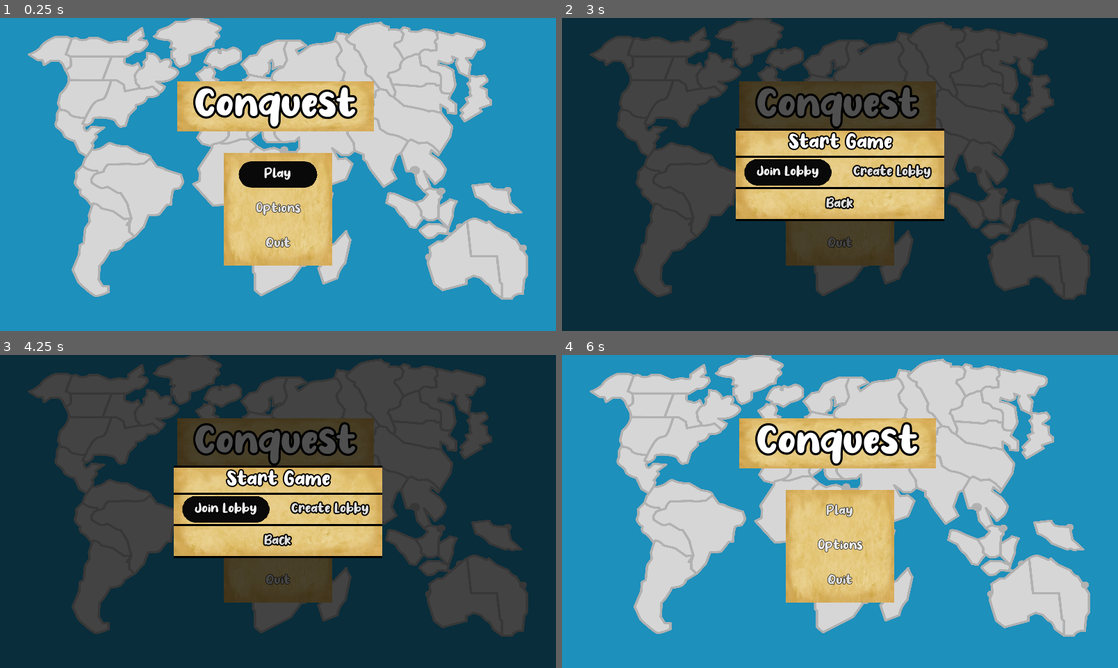
Above: before the commit, frames 1-4 (two rows, left to right).
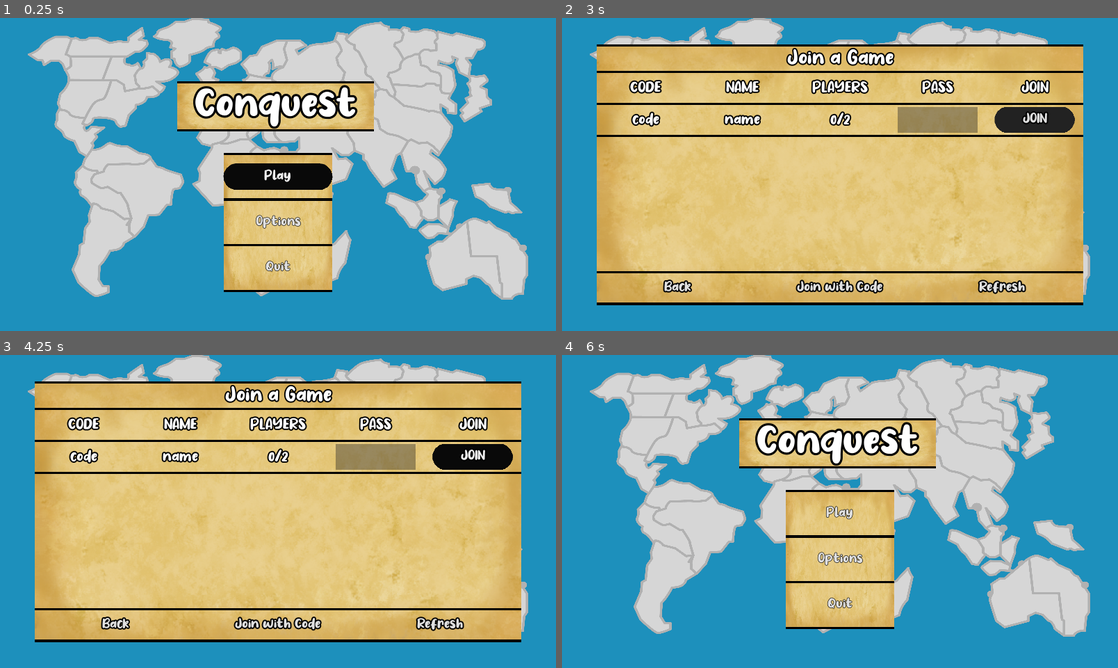
Above: after the commit, the same moments.

Repository: argosopentech/Conquest
Game: Godot game, scene res://Source/Main/Main.tscn
Two runs of this game, one before a commit and one after it. Both use one fixed random seed, a clock stepped at 60 frames per second and the inputs below.
Inputs:
- Up to frame 1 (0.25 s): no input
- Up to frame 2 (3 s): click "Options" at 0.5 s; click "Cancel" at 1.25 s; click "Play" at 2 s; click "Join Lobby" at 2.75 s
- Up to frame 3 (4.25 s): click "Join Lobby" (after the commit: "JOIN") at 3.5 s
- Up to frame 4 (6 s): click "Back" at 4.25 s; click "Play" at 5 s; click "Back" at 5.75 s

The runs differ from the first frame. In frame 1, 4.4% of the frame differs, in the area x 31-68%, y 20-88%; in frame 2, 94%; in frame 3, 94%, in the area x 0-100%, y 0-100%; in frame 4, 3.8%.

Commit message:
JoinCodeMenu, LobbySearchInstance, JoinLobby and MainMenu

Diff:
--- /dev/null
+++ b/Source/Gameplay/HUD/JoinCodeMenu.gd
@@ -0,0 +1,9 @@
+extends ColorRect
+
+
+func _on_Cancel_pressed():
+	hide()
+
+
+func _on_Join_pressed():
+	pass # Replace with function body.
--- /dev/null
+++ b/Source/Gameplay/HUD/JoinCodeMenu.tscn
@@ -0,0 +1,310 @@
+[gd_scene load_steps=17 format=2]
+
+[ext_resource path="res://Assets/Fonts/no_virus/No Virus.ttf" type="DynamicFontData" id=1]
+[ext_resource path="res://Assets/Graphics/Textures/old_paper.png" type="Texture" id=2]
+[ext_resource path="res://Source/Gameplay/HUD/JoinCodeMenu.gd" type="Script" id=3]
+[ext_resource path="res://Source/Button/Button.tscn" type="PackedScene" id=5]
+[ext_resource path="res://Source/Menu/HMenu.tscn" type="PackedScene" id=6]
+
+[sub_resource type="StyleBoxTexture" id=1]
+texture = ExtResource( 2 )
+region_rect = Rect2( 0, 0, 800, 500 )
+modulate_color = Color( 0.517647, 0.517647, 0.517647, 1 )
+
+[sub_resource type="DynamicFont" id=2]
+size = 36
+outline_size = 3
+outline_color = Color( 0, 0, 0, 1 )
+use_filter = true
+font_data = ExtResource( 1 )
+
+[sub_resource type="Theme" id=3]
+default_font = SubResource( 2 )
+LineEdit/colors/clear_button_color = Color( 0.88, 0.88, 0.88, 1 )
+LineEdit/colors/clear_button_color_pressed = Color( 1, 1, 1, 1 )
+LineEdit/colors/cursor_color = Color( 0.94, 0.94, 0.94, 1 )
+LineEdit/colors/font_color = Color( 0.88, 0.88, 0.88, 1 )
+LineEdit/colors/font_color_selected = Color( 0, 0, 0, 1 )
+LineEdit/colors/font_color_uneditable = Color( 0.88, 0.88, 0.88, 0.5 )
+LineEdit/colors/selection_color = Color( 0.49, 0.49, 0.49, 1 )
+LineEdit/constants/minimum_spaces = 12
+LineEdit/fonts/font = null
+LineEdit/icons/clear = null
+LineEdit/styles/focus = SubResource( 1 )
+LineEdit/styles/normal = SubResource( 1 )
+LineEdit/styles/read_only = SubResource( 1 )
+
+[sub_resource type="DynamicFont" id=4]
+size = 48
+outline_size = 3
+outline_color = Color( 0, 0, 0, 1 )
+use_filter = true
+font_data = ExtResource( 1 )
+
+[sub_resource type="StyleBoxFlat" id=5]
+bg_color = Color( 0.117647, 0.117647, 0.117647, 0.392157 )
+border_width_left = 10
+border_width_top = 10
+border_width_right = 10
+border_width_bottom = 10
+border_color = Color( 0.117647, 0.117647, 0.117647, 0.392157 )
+
+[sub_resource type="StyleBoxFlat" id=6]
+bg_color = Color( 0.0588235, 0.0588235, 0.0588235, 1 )
+corner_radius_top_left = 30
+corner_radius_top_right = 30
+corner_radius_bottom_right = 30
+corner_radius_bottom_left = 30
+
+[sub_resource type="StyleBoxFlat" id=7]
+bg_color = Color( 0.137255, 0.137255, 0.137255, 1 )
+corner_radius_top_left = 30
+corner_radius_top_right = 30
+corner_radius_bottom_right = 30
+corner_radius_bottom_left = 30
+
+[sub_resource type="StyleBoxFlat" id=8]
+bg_color = Color( 0.0392157, 0.0392157, 0.0392157, 1 )
+corner_radius_top_left = 30
+corner_radius_top_right = 30
+corner_radius_bottom_right = 30
+corner_radius_bottom_left = 30
+
+[sub_resource type="StyleBoxFlat" id=9]
+bg_color = Color( 0.0196078, 0.0196078, 0.0196078, 1 )
+corner_radius_top_left = 30
+corner_radius_top_right = 30
+corner_radius_bottom_right = 30
+corner_radius_bottom_left = 30
+
+[sub_resource type="StyleBoxFlat" id=10]
+bg_color = Color( 0.137255, 0.137255, 0.137255, 1 )
+corner_radius_top_left = 30
+corner_radius_top_right = 30
+corner_radius_bottom_right = 30
+corner_radius_bottom_left = 30
+
+[sub_resource type="DynamicFont" id=11]
+size = 32
+outline_size = 3
+outline_color = Color( 0, 0, 0, 1 )
+use_filter = true
+font_data = ExtResource( 1 )
+
+[node name="JoinCodeMenu" type="ColorRect"]
+anchor_right = 1.0
+anchor_bottom = 1.0
+theme = SubResource( 3 )
+color = Color( 0, 0, 0, 0.392157 )
+script = ExtResource( 3 )
+__meta__ = {
+"_edit_use_anchors_": false
+}
+
+[node name="Background" type="TextureRect" parent="."]
+anchor_left = 0.5
+anchor_top = 0.5
+anchor_right = 0.5
+anchor_bottom = 0.5
+margin_left = -224.0
+margin_top = -140.0
+margin_right = 224.0
+margin_bottom = 140.0
+texture = ExtResource( 2 )
+expand = true
+__meta__ = {
+"_edit_use_anchors_": false
+}
+
+[node name="Info" type="VBoxContainer" parent="Background"]
+anchor_right = 1.0
+anchor_bottom = 1.0
+rect_min_size = Vector2( 260, 0 )
+__meta__ = {
+"_edit_use_anchors_": false
+}
+
+[node name="MarginTop" type="ColorRect" parent="Background/Info"]
+margin_right = 448.0
+margin_bottom = 5.0
+rect_min_size = Vector2( 0, 5 )
+color = Color( 0, 0, 0, 1 )
+
+[node name="Label" type="Label" parent="Background/Info"]
+margin_top = 9.0
+margin_right = 448.0
+margin_bottom = 58.0
+size_flags_horizontal = 3
+custom_fonts/font = SubResource( 4 )
+text = "Join with Code"
+align = 1
+valign = 1
+__meta__ = {
+"_edit_use_anchors_": false
+}
+
+[node name="MarginMid2" type="ColorRect" parent="Background/Info"]
+margin_top = 62.0
+margin_right = 448.0
+margin_bottom = 67.0
+rect_min_size = Vector2( 0, 5 )
+color = Color( 0, 0, 0, 1 )
+
+[node name="HBoxContainer" type="HBoxContainer" parent="Background/Info"]
+margin_top = 71.0
+margin_right = 448.0
+margin_bottom = 131.0
+custom_constants/separation = 20
+
+[node name="MarginLeft" type="Label" parent="Background/Info/HBoxContainer"]
+margin_top = 11.0
+margin_bottom = 48.0
+
+[node name="Code" type="Label" parent="Background/Info/HBoxContainer"]
+margin_left = 20.0
+margin_right = 204.0
+margin_bottom = 60.0
+rect_min_size = Vector2( 184, 60 )
+size_flags_horizontal = 3
+size_flags_vertical = 7
+text = "CODE"
+align = 1
+valign = 1
+
+[node name="MarginLeft2" type="Label" parent="Background/Info/HBoxContainer"]
+margin_left = 224.0
+margin_top = 11.0
+margin_right = 224.0
+margin_bottom = 48.0
+
+[node name="LobbyCode" type="LineEdit" parent="Background/Info/HBoxContainer"]
+margin_left = 244.0
+margin_right = 428.0
+margin_bottom = 60.0
+rect_min_size = Vector2( 184, 60 )
+size_flags_horizontal = 3
+size_flags_vertical = 7
+custom_styles/read_only = SubResource( 5 )
+custom_styles/focus = SubResource( 5 )
+custom_styles/normal = SubResource( 5 )
+align = 1
+
+[node name="MarginRight" type="Label" parent="Background/Info/HBoxContainer"]
+margin_left = 448.0
+margin_top = 11.0
+margin_right = 448.0
+margin_bottom = 48.0
+
+[node name="MarginMid4" type="ColorRect" parent="Background/Info"]
+margin_top = 135.0
+margin_right = 448.0
+margin_bottom = 140.0
+rect_min_size = Vector2( 0, 5 )
+color = Color( 0, 0, 0, 1 )
+
+[node name="HBoxContainer2" type="HBoxContainer" parent="Background/Info"]
+margin_top = 144.0
+margin_right = 448.0
+margin_bottom = 204.0
+custom_constants/separation = 20
+
+[node name="MarginLeft" type="Label" parent="Background/Info/HBoxContainer2"]
+margin_top = 11.0
+margin_bottom = 48.0
+
+[node name="Pass" type="Label" parent="Background/Info/HBoxContainer2"]
+margin_left = 20.0
+margin_right = 204.0
+margin_bottom = 60.0
+rect_min_size = Vector2( 184, 60 )
+size_flags_horizontal = 3
+size_flags_vertical = 7
+text = "PASS"
+align = 1
+valign = 1
+
+[node name="MarginLeft2" type="Label" parent="Background/Info/HBoxContainer2"]
+margin_left = 224.0
+margin_top = 11.0
+margin_right = 224.0
+margin_bottom = 48.0
+
+[node name="LobbyPass" type="LineEdit" parent="Background/Info/HBoxContainer2"]
+margin_left = 244.0
+margin_right = 428.0
+margin_bottom = 60.0
+rect_min_size = Vector2( 184, 60 )
+size_flags_horizontal = 3
+size_flags_vertical = 7
+custom_styles/read_only = SubResource( 5 )
+custom_styles/focus = SubResource( 5 )
+custom_styles/normal = SubResource( 5 )
+align = 1
+
+[node name="MarginRight" type="Label" parent="Background/Info/HBoxContainer2"]
+margin_left = 448.0
+margin_top = 11.0
+margin_right = 448.0
+margin_bottom = 48.0
+
+[node name="MarginMid5" type="ColorRect" parent="Background/Info"]
+margin_top = 208.0
+margin_right = 448.0
+margin_bottom = 213.0
+rect_min_size = Vector2( 0, 5 )
+color = Color( 0, 0, 0, 1 )
+
+[node name="HMenu3" parent="Background/Info" instance=ExtResource( 6 )]
+margin_top = 217.0
+margin_right = 448.0
+margin_bottom = 277.0
+
+[node name="MarginLeft" type="Label" parent="Background/Info/HMenu3"]
+margin_top = 11.0
+margin_bottom = 48.0
+
+[node name="Cancel" parent="Background/Info/HMenu3" instance=ExtResource( 5 )]
+margin_left = 20.0
+margin_right = 204.0
+custom_styles/hover = SubResource( 6 )
+custom_styles/pressed = SubResource( 7 )
+custom_styles/focus = SubResource( 8 )
+custom_styles/disabled = SubResource( 9 )
+custom_styles/normal = SubResource( 10 )
+custom_fonts/font = SubResource( 11 )
+text = "BACK"
+flat = true
+
+[node name="MarginRight" type="Label" parent="Background/Info/HMenu3"]
+margin_left = 224.0
+margin_top = 11.0
+margin_right = 224.0
+margin_bottom = 48.0
+
+[node name="Join" parent="Background/Info/HMenu3" instance=ExtResource( 5 )]
+margin_left = 244.0
+margin_right = 428.0
+custom_styles/hover = SubResource( 6 )
+custom_styles/pressed = SubResource( 7 )
+custom_styles/focus = SubResource( 8 )
+custom_styles/disabled = SubResource( 9 )
+custom_styles/normal = SubResource( 10 )
+custom_fonts/font = SubResource( 11 )
+text = "JOIN"
+flat = true
+
+[node name="MarginRight2" type="Label" parent="Background/Info/HMenu3"]
+margin_left = 448.0
+margin_top = 11.0
+margin_right = 448.0
+margin_bottom = 48.0
+
+[node name="MarginBottom" type="ColorRect" parent="Background/Info"]
+margin_top = 281.0
+margin_right = 448.0
+margin_bottom = 286.0
+rect_min_size = Vector2( 0, 5 )
+color = Color( 0, 0, 0, 1 )
+
+[connection signal="pressed" from="Background/Info/HMenu3/Cancel" to="." method="_on_Cancel_pressed"]
+[connection signal="pressed" from="Background/Info/HMenu3/Join" to="." method="_on_Join_pressed"]
--- a/Source/Gameplay/HUD/JoinGameMenu.gd
+++ b/Source/Gameplay/HUD/JoinGameMenu.gd
@@ -1,13 +1,16 @@
 extends Control
 
 
+func _ready():
+	$Overlay/JoinCodeMenu.hide()
+
 
 func _on_Cancel_pressed():
-	pass # Replace with function body.
+	get_tree().change_scene("res://Source/Main/Main.tscn")
 
 
 func _on_JoinCode_pressed():
-	pass # Replace with function body.
+	$Overlay/JoinCodeMenu.show()
 
 
 func _on_Refresh_pressed():
--- a/Source/Gameplay/HUD/JoinGameMenu.tscn
+++ b/Source/Gameplay/HUD/JoinGameMenu.tscn
@@ -7,6 +7,8 @@
 [ext_resource path="res://Source/Gameplay/HUD/JoinGameMenu.gd" type="Script" id=5]
 [ext_resource path="res://Source/Gameplay/Map/Map.tscn" type="PackedScene" id=6]
 [ext_resource path="res://Source/Background/Background.tscn" type="PackedScene" id=7]
+[ext_resource path="res://Source/Gameplay/HUD/LobbySearchInstance.tscn" type="PackedScene" id=8]
+[ext_resource path="res://Source/Gameplay/HUD/JoinCodeMenu.tscn" type="PackedScene" id=9]
 
 [sub_resource type="StyleBoxTexture" id=1]
 texture = ExtResource( 4 )
@@ -155,80 +157,96 @@
 rect_min_size = Vector2( 0, 5 )
 color = Color( 0, 0, 0, 1 )
 
-[node name="HMenu2" parent="TextureRect/Info" instance=ExtResource( 3 )]
+[node name="HBoxContainer" type="HBoxContainer" parent="TextureRect/Info"]
 margin_top = 71.0
 margin_right = 1120.0
 margin_bottom = 131.0
-
-[node name="MarginLeft" type="Label" parent="TextureRect/Info/HMenu2"]
-margin_top = 11.0
-margin_bottom = 48.0
-
-[node name="Code" parent="TextureRect/Info/HMenu2" instance=ExtResource( 2 )]
+custom_constants/separation = 20
+
+[node name="MarginLeft" type="Label" parent="TextureRect/Info/HBoxContainer"]
+margin_top = 11.0
+margin_bottom = 48.0
+
+[node name="Code" type="Label" parent="TextureRect/Info/HBoxContainer"]
 margin_left = 20.0
 margin_right = 204.0
-rect_min_size = Vector2( 184, 60 )
-custom_fonts/font = SubResource( 6 )
+margin_bottom = 60.0
+rect_min_size = Vector2( 184, 60 )
+size_flags_horizontal = 3
+size_flags_vertical = 7
 text = "CODE"
-flat = true
-
-[node name="MarginLeft2" type="Label" parent="TextureRect/Info/HMenu2"]
+align = 1
+valign = 1
+
+[node name="MarginLeft2" type="Label" parent="TextureRect/Info/HBoxContainer"]
 margin_left = 224.0
 margin_top = 11.0
 margin_right = 224.0
 margin_bottom = 48.0
 
-[node name="Name" parent="TextureRect/Info/HMenu2" instance=ExtResource( 2 )]
+[node name="Name" type="Label" parent="TextureRect/Info/HBoxContainer"]
 margin_left = 244.0
 margin_right = 428.0
-rect_min_size = Vector2( 184, 60 )
-custom_fonts/font = SubResource( 6 )
+margin_bottom = 60.0
+rect_min_size = Vector2( 184, 60 )
+size_flags_horizontal = 3
+size_flags_vertical = 7
 text = "NAME"
-flat = true
-
-[node name="MarginLeft3" type="Label" parent="TextureRect/Info/HMenu2"]
+align = 1
+valign = 1
+
+[node name="MarginLeft3" type="Label" parent="TextureRect/Info/HBoxContainer"]
 margin_left = 448.0
 margin_top = 11.0
 margin_right = 448.0
 margin_bottom = 48.0
 
-[node name="Players" parent="TextureRect/Info/HMenu2" instance=ExtResource( 2 )]
+[node name="Players" type="Label" parent="TextureRect/Info/HBoxContainer"]
 margin_left = 468.0
 margin_right = 652.0
-rect_min_size = Vector2( 184, 60 )
-custom_fonts/font = SubResource( 6 )
+margin_bottom = 60.0
+rect_min_size = Vector2( 184, 60 )
+size_flags_horizontal = 3
+size_flags_vertical = 7
 text = "PLAYERS"
-flat = true
-
-[node name="MarginLeft4" type="Label" parent="TextureRect/Info/HMenu2"]
+align = 1
+valign = 1
+
+[node name="MarginLeft4" type="Label" parent="TextureRect/Info/HBoxContainer"]
 margin_left = 672.0
 margin_top = 11.0
 margin_right = 672.0
 margin_bottom = 48.0
 
-[node name="Password" parent="TextureRect/Info/HMenu2" instance=ExtResource( 2 )]
+[node name="Password" type="Label" parent="TextureRect/Info/HBoxContainer"]
 margin_left = 692.0
 margin_right = 876.0
-rect_min_size = Vector2( 184, 60 )
-custom_fonts/font = SubResource( 6 )
-text = "PASSWORD"
-flat = true
-
-[node name="MarginLeft5" type="Label" parent="TextureRect/Info/HMenu2"]
+margin_bottom = 60.0
+rect_min_size = Vector2( 184, 60 )
+size_flags_horizontal = 3
+size_flags_vertical = 7
+text = "PASS"
+align = 1
+valign = 1
+
+[node name="MarginLeft5" type="Label" parent="TextureRect/Info/HBoxContainer"]
 margin_left = 896.0
 margin_top = 11.0
 margin_right = 896.0
 margin_bottom = 48.0
 
-[node name="Join" parent="TextureRect/Info/HMenu2" instance=ExtResource( 2 )]
+[node name="Join" type="Label" parent="TextureRect/Info/HBoxContainer"]
 margin_left = 916.0
 margin_right = 1100.0
-rect_min_size = Vector2( 184, 60 )
-custom_fonts/font = SubResource( 6 )
+margin_bottom = 60.0
+rect_min_size = Vector2( 184, 60 )
+size_flags_horizontal = 3
+size_flags_vertical = 7
 text = "JOIN"
-flat = true
-
-[node name="MarginRight" type="Label" parent="TextureRect/Info/HMenu2"]
+align = 1
+valign = 1
+
+[node name="MarginRight" type="Label" parent="TextureRect/Info/HBoxContainer"]
 margin_left = 1120.0
 margin_top = 11.0
 margin_right = 1120.0
@@ -241,18 +259,20 @@
 rect_min_size = Vector2( 0, 5 )
 color = Color( 0, 0, 0, 1 )
 
-[node name="ScrollContainer" type="ScrollContainer" parent="TextureRect/Info"]
+[node name="LobbiesContainer" type="ScrollContainer" parent="TextureRect/Info"]
 margin_top = 144.0
 margin_right = 1120.0
 margin_bottom = 518.0
 size_flags_horizontal = 3
 size_flags_vertical = 3
 
-[node name="HBoxContainer" type="HBoxContainer" parent="TextureRect/Info/ScrollContainer"]
+[node name="Lobbies" type="VBoxContainer" parent="TextureRect/Info/LobbiesContainer"]
 margin_right = 1120.0
 margin_bottom = 374.0
 size_flags_horizontal = 3
 size_flags_vertical = 3
+
+[node name="0" parent="TextureRect/Info/LobbiesContainer/Lobbies" instance=ExtResource( 8 )]
 
 [node name="MarginMid4" type="ColorRect" parent="TextureRect/Info"]
 margin_top = 522.0
@@ -316,6 +336,10 @@
 rect_min_size = Vector2( 0, 5 )
 color = Color( 0, 0, 0, 1 )
 
+[node name="Overlay" type="CanvasLayer" parent="."]
+
+[node name="JoinCodeMenu" parent="Overlay" instance=ExtResource( 9 )]
+
 [connection signal="pressed" from="TextureRect/Info/HMenu3/Cancel" to="." method="_on_Cancel_pressed"]
 [connection signal="pressed" from="TextureRect/Info/HMenu3/JoinCode" to="." method="_on_JoinCode_pressed"]
 [connection signal="pressed" from="TextureRect/Info/HMenu3/Refresh" to="." method="_on_Refresh_pressed"]
--- /dev/null
+++ b/Source/Gameplay/HUD/LobbySearchInstance.tscn
@@ -0,0 +1,163 @@
+[gd_scene load_steps=11 format=2]
+
+[ext_resource path="res://Assets/Fonts/no_virus/No Virus.ttf" type="DynamicFontData" id=1]
+[ext_resource path="res://Source/Button/Button.tscn" type="PackedScene" id=4]
+[ext_resource path="res://Source/Menu/HMenu.tscn" type="PackedScene" id=5]
+
+[sub_resource type="StyleBoxFlat" id=7]
+bg_color = Color( 0.117647, 0.117647, 0.117647, 0.392157 )
+border_width_left = 10
+border_width_top = 10
+border_width_right = 10
+border_width_bottom = 10
+border_color = Color( 0.117647, 0.117647, 0.117647, 0.392157 )
+
+[sub_resource type="StyleBoxFlat" id=2]
+bg_color = Color( 0.0588235, 0.0588235, 0.0588235, 1 )
+corner_radius_top_left = 30
+corner_radius_top_right = 30
+corner_radius_bottom_right = 30
+corner_radius_bottom_left = 30
+
+[sub_resource type="StyleBoxFlat" id=3]
+bg_color = Color( 0.137255, 0.137255, 0.137255, 1 )
+corner_radius_top_left = 30
+corner_radius_top_right = 30
+corner_radius_bottom_right = 30
+corner_radius_bottom_left = 30
+
+[sub_resource type="StyleBoxFlat" id=4]
+bg_color = Color( 0.0392157, 0.0392157, 0.0392157, 1 )
+corner_radius_top_left = 30
+corner_radius_top_right = 30
+corner_radius_bottom_right = 30
+corner_radius_bottom_left = 30
+
+[sub_resource type="StyleBoxFlat" id=5]
+bg_color = Color( 0.0196078, 0.0196078, 0.0196078, 1 )
+corner_radius_top_left = 30
+corner_radius_top_right = 30
+corner_radius_bottom_right = 30
+corner_radius_bottom_left = 30
+
+[sub_resource type="StyleBoxFlat" id=6]
+bg_color = Color( 0.137255, 0.137255, 0.137255, 1 )
+corner_radius_top_left = 30
+corner_radius_top_right = 30
+corner_radius_bottom_right = 30
+corner_radius_bottom_left = 30
+
+[sub_resource type="DynamicFont" id=8]
+size = 32
+outline_size = 3
+outline_color = Color( 0, 0, 0, 1 )
+use_filter = true
+font_data = ExtResource( 1 )
+
+[node name="LobbySearchInstance" type="VBoxContainer"]
+margin_right = 1120.0
+margin_bottom = 69.0
+__meta__ = {
+"_edit_use_anchors_": false
+}
+
+[node name="HBox" parent="." instance=ExtResource( 5 )]
+margin_right = 1120.0
+margin_bottom = 60.0
+
+[node name="MarginLeft" type="Label" parent="HBox"]
+margin_top = 23.0
+margin_bottom = 37.0
+
+[node name="Code" type="Label" parent="HBox"]
+margin_left = 20.0
+margin_right = 204.0
+margin_bottom = 60.0
+rect_min_size = Vector2( 184, 60 )
+size_flags_horizontal = 3
+size_flags_vertical = 7
+text = "code"
+align = 1
+valign = 1
+
+[node name="MarginLeft2" type="Label" parent="HBox"]
+margin_left = 224.0
+margin_top = 23.0
+margin_right = 224.0
+margin_bottom = 37.0
+
+[node name="Name" type="Label" parent="HBox"]
+margin_left = 244.0
+margin_right = 428.0
+margin_bottom = 60.0
+rect_min_size = Vector2( 184, 60 )
+size_flags_horizontal = 3
+size_flags_vertical = 7
+text = "name"
+align = 1
+valign = 1
+
+[node name="MarginLeft3" type="Label" parent="HBox"]
+margin_left = 448.0
+margin_top = 23.0
+margin_right = 448.0
+margin_bottom = 37.0
+
+[node name="Players" type="Label" parent="HBox"]
+margin_left = 468.0
+margin_right = 652.0
+margin_bottom = 60.0
+rect_min_size = Vector2( 184, 60 )
+size_flags_horizontal = 3
+size_flags_vertical = 7
+text = "0/2"
+align = 1
+valign = 1
+
+[node name="MarginLeft4" type="Label" parent="HBox"]
+margin_left = 672.0
+margin_top = 23.0
+margin_right = 672.0
+margin_bottom = 37.0
+
+[node name="Password" type="LineEdit" parent="HBox"]
+margin_left = 692.0
+margin_right = 876.0
+margin_bottom = 60.0
+rect_min_size = Vector2( 184, 60 )
+size_flags_horizontal = 3
+size_flags_vertical = 7
+custom_styles/read_only = SubResource( 7 )
+custom_styles/focus = SubResource( 7 )
+custom_styles/normal = SubResource( 7 )
+align = 1
+
+[node name="MarginLeft5" type="Label" parent="HBox"]
+margin_left = 896.0
+margin_top = 23.0
+margin_right = 896.0
+margin_bottom = 37.0
+
+[node name="Join" parent="HBox" instance=ExtResource( 4 )]
+margin_left = 916.0
+margin_right = 1100.0
+custom_styles/hover = SubResource( 2 )
+custom_styles/pressed = SubResource( 3 )
+custom_styles/focus = SubResource( 4 )
+custom_styles/disabled = SubResource( 5 )
+custom_styles/normal = SubResource( 6 )
+custom_fonts/font = SubResource( 8 )
+text = "JOIN"
+
+[node name="MarginRight" type="Label" parent="HBox"]
+margin_left = 1120.0
+margin_top = 23.0
+margin_right = 1120.0
+margin_bottom = 37.0
+
+[node name="MarginMid5" type="ColorRect" parent="."]
+margin_top = 64.0
+margin_right = 1120.0
+margin_bottom = 69.0
+rect_min_size = Vector2( 0, 5 )
+color = Color( 0, 0, 0, 1 )
--- a/Source/Gameplay/HUD/StartGameMenu.gd
+++ b/Source/Gameplay/HUD/StartGameMenu.gd
@@ -13,7 +13,7 @@
 	get_tree().change_scene("res://Source/Gameplay/Game/Game.tscn")
 
 func _on_Join_pressed():
-	pass # Replace with function body.
+	get_tree().change_scene("res://Source/Gameplay/HUD/JoinGameMenu.tscn")
 
 func _on_Create_pressed():
 	get_tree().change_scene("res://Source/Gameplay/HUD/HostGameMenu.tscn")
--- a/Source/Main/Main.tscn
+++ b/Source/Main/Main.tscn
@@ -37,7 +37,7 @@
 margin_left = -125.0
 margin_top = -50.0
 margin_right = 125.0
-margin_bottom = 210.0
+margin_bottom = 270.0
 texture = ExtResource( 6 )
 expand = true
 __meta__ = {
@@ -45,8 +45,14 @@
 }
 
 [node name="Menu" parent="MenuBorder" instance=ExtResource( 2 )]
-margin_top = -110.0
-margin_bottom = 110.0
+anchor_left = 0.0
+anchor_top = 0.0
+anchor_right = 1.0
+anchor_bottom = 1.0
+margin_left = 0.0
+margin_top = 0.0
+margin_right = 0.0
+margin_bottom = 0.0
 
 [node name="HeadingBorder" type="TextureRect" parent="."]
 margin_left = 407.753
@@ -59,9 +65,21 @@
 "_edit_use_anchors_": false
 }
 
-[node name="Heading" type="Label" parent="HeadingBorder"]
+[node name="VBoxContainer" type="VBoxContainer" parent="HeadingBorder"]
 anchor_right = 1.0
 anchor_bottom = 1.0
+
+[node name="MarginMid1" type="ColorRect" parent="HeadingBorder/VBoxContainer"]
+margin_right = 452.0
+margin_bottom = 5.0
+rect_min_size = Vector2( 0, 5 )
+color = Color( 0, 0, 0, 1 )
+
+[node name="Heading" type="Label" parent="HeadingBorder/VBoxContainer"]
+margin_top = 9.0
+margin_right = 452.0
+margin_bottom = 107.0
+size_flags_vertical = 3
 custom_fonts/font = SubResource( 1 )
 text = "Conquest"
 align = 1
@@ -70,6 +88,13 @@
 "_edit_use_anchors_": false
 }
 
+[node name="MarginMid2" type="ColorRect" parent="HeadingBorder/VBoxContainer"]
+margin_top = 111.0
+margin_right = 452.0
+margin_bottom = 116.0
+rect_min_size = Vector2( 0, 5 )
+color = Color( 0, 0, 0, 1 )
+
 [connection signal="options_saved" from="MenuBorder/Menu" to="." method="options_saved"]
 
 [editable path="Background"]
--- a/Source/Main/Menu.tscn
+++ b/Source/Main/Menu.tscn
@@ -26,28 +26,57 @@
 anchor_right = 0.5
 anchor_bottom = 0.5
 margin_left = -90.0
-margin_top = -30.0
+margin_top = -160.0
 margin_right = 90.0
-margin_bottom = 30.0
+margin_bottom = 160.0
 script = ExtResource( 3 )
 
-[node name="Play" parent="." index="0" instance=ExtResource( 2 )]
+[node name="MarginMid1" type="ColorRect" parent="." index="0"]
+margin_right = 180.0
+margin_bottom = 5.0
+rect_min_size = Vector2( 0, 5 )
+color = Color( 0, 0, 0, 1 )
+
+[node name="Play" parent="." index="1" instance=ExtResource( 2 )]
+margin_top = 25.0
+margin_bottom = 85.0
 text = "Play"
 flat = true
 
-[node name="Options" parent="." index="1" instance=ExtResource( 2 )]
-margin_top = 80.0
-margin_bottom = 140.0
+[node name="MarginMid2" type="ColorRect" parent="." index="2"]
+margin_top = 105.0
+margin_right = 180.0
+margin_bottom = 110.0
+rect_min_size = Vector2( 0, 5 )
+color = Color( 0, 0, 0, 1 )
+
+[node name="Options" parent="." index="3" instance=ExtResource( 2 )]
+margin_top = 130.0
+margin_bottom = 190.0
 text = "Options"
 flat = true
 
-[node name="Quit" parent="." index="2" instance=ExtResource( 2 )]
-margin_top = 160.0
-margin_bottom = 220.0
+[node name="MarginMid3" type="ColorRect" parent="." index="4"]
+margin_top = 210.0
+margin_right = 180.0
+margin_bottom = 215.0
+rect_min_size = Vector2( 0, 5 )
+color = Color( 0, 0, 0, 1 )
+
+[node name="Quit" parent="." index="5" instance=ExtResource( 2 )]
+margin_top = 235.0
+margin_bottom = 295.0
 text = "Quit"
 flat = true
 
-[node name="Overlay" type="CanvasLayer" parent="." index="3"]
+[node name="MarginMid4" type="ColorRect" parent="." index="6"]
+margin_top = 315.0
+margin_right = 180.0
+margin_bottom = 320.0
+rect_min_size = Vector2( 0, 5 )
+color = Color( 0, 0, 0, 1 )
+
+[node name="Overlay" type="CanvasLayer" parent="." index="7"]
 
 [node name="QuitConfirm" type="ColorRect" parent="Overlay" index="0"]
 pause_mode = 2
Not shown: 2 places in Source/Button/Button.tscn that only renumber resources
Not shown: 1 places in Source/Gameplay/HUD/JoinGameMenu.tscn that only renumber resources
